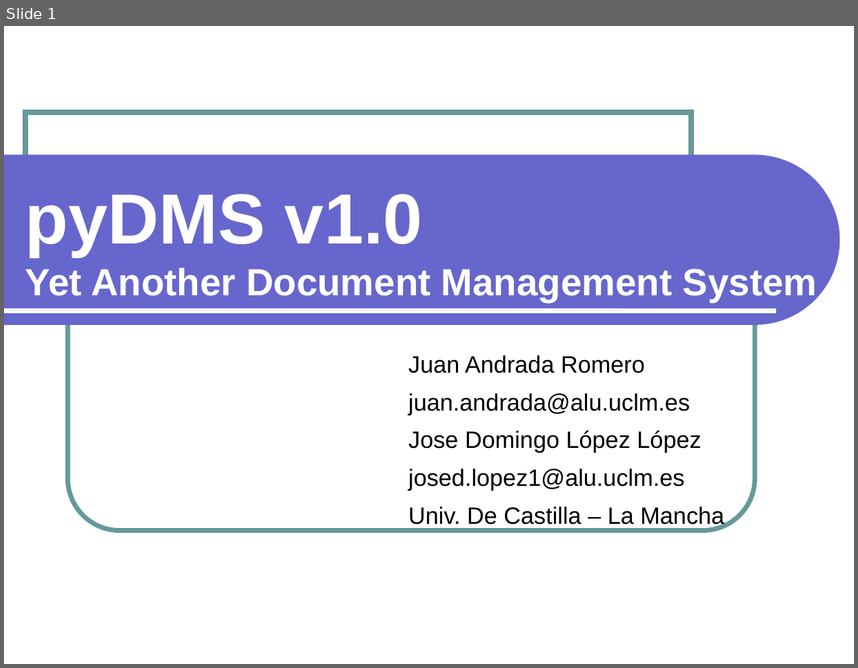
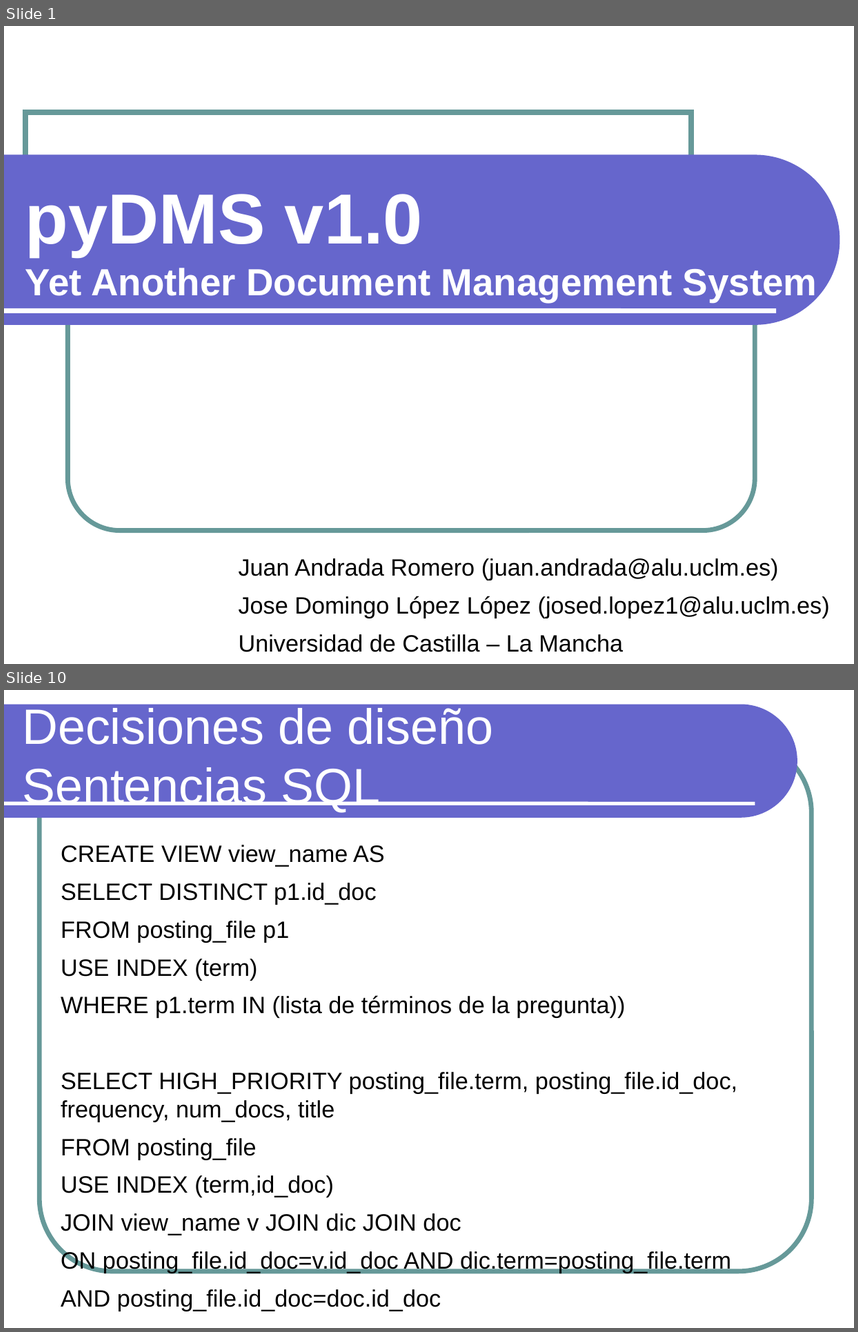
Before and after one commit to txedo/isi-practicas-5, a slide deck: ari/search-engine/doc/presentacion.odp. Shown one above the other, each under a label of ours: slide 1 before the commit, slides 1 and 10 after it; the slides between them are not shown. The pictures are 858x668 and 858x1332 pixels, drawn with LibreOffice and Linux fonts; fonts in the diff are those of the drawing. Boxes give left, top, right and bottom in pixels: in the first picture for what was removed or moved away, otherwise in the second. Text is boxed around its words. In the diff, an @@ line names an element or a change of style, - is before the commit and + after.

Commit message:
ARI: Continuación de la presentación. Falta dar formato a la presentación y añadir algunos comentarios.
TODO:
Sección de Conclusiones tanto en el PDF como en la presentacion.
Incluir en las Estadísticas el número de términos únicos en la BD después de indexar los 239 documentos

```diff
--- a/ari/search-engine/doc/presentacion.odp
+++ b/ari/search-engine/doc/presentacion.odp
@@ slide 10 added at box(4, 690, 854, 1328), background #FFFFFF @@
@@ freeform shape added at box(4, 704, 797, 818), fill #6666CC @@
@@ title added at box(22, 708, 493, 812), 42 pt, text #FFFFFF @@
+Decisiones de diseño
+Sentencias SQL
@@ rounded rectangle added at box(40, 739, 811, 1270), outline #669999 4 pt @@
@@ line added from (4, 803) to (755, 803), #FFFFFF 3 pt @@
@@ text added at box(61, 845, 737, 1310), 20 pt, text #000000 @@
+CREATE VIEW view_name AS
+SELECT DISTINCT p1.id_doc
+FROM posting_file p1
+USE INDEX (term)
+WHERE p1.term IN (lista de términos de la pregunta))
+SELECT HIGH_PRIORITY posting_file.term, posting_file.id_doc, frequency, num_docs, title
+FROM posting_file
+USE INDEX (term,id_doc)
+JOIN view_name v JOIN dic JOIN doc
+ON posting_file.id_doc=v.id_doc AND dic.term=posting_file.term
+AND posting_file.id_doc=doc.id_doc
@@ slide 1 changed as well @@
@@ subtitle at box(239, 558, 830, 652): text changed @@
-Juan Andrada Romero
-juan.andrada@alu.uclm.es
-Jose Domingo López López
-josed.lopez1@alu.uclm.es
-Univ. De Castilla – La Mancha
+Juan Andrada Romero (juan.andrada@alu.uclm.es)
+Jose Domingo López López (josed.lopez1@alu.uclm.es)
+Universidad de Castilla – La Mancha
```
Also in this commit, not shown: 23 other slides added, 7 slides removed, 3 other files.
